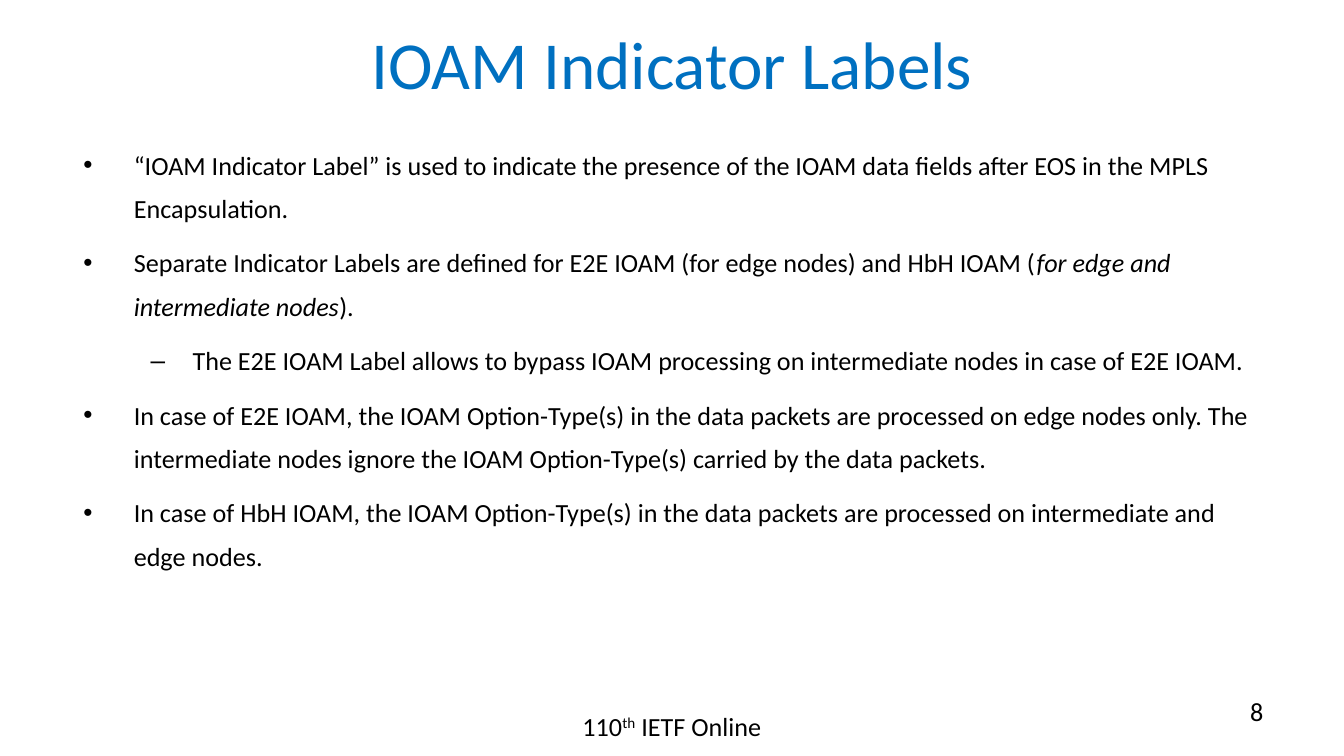
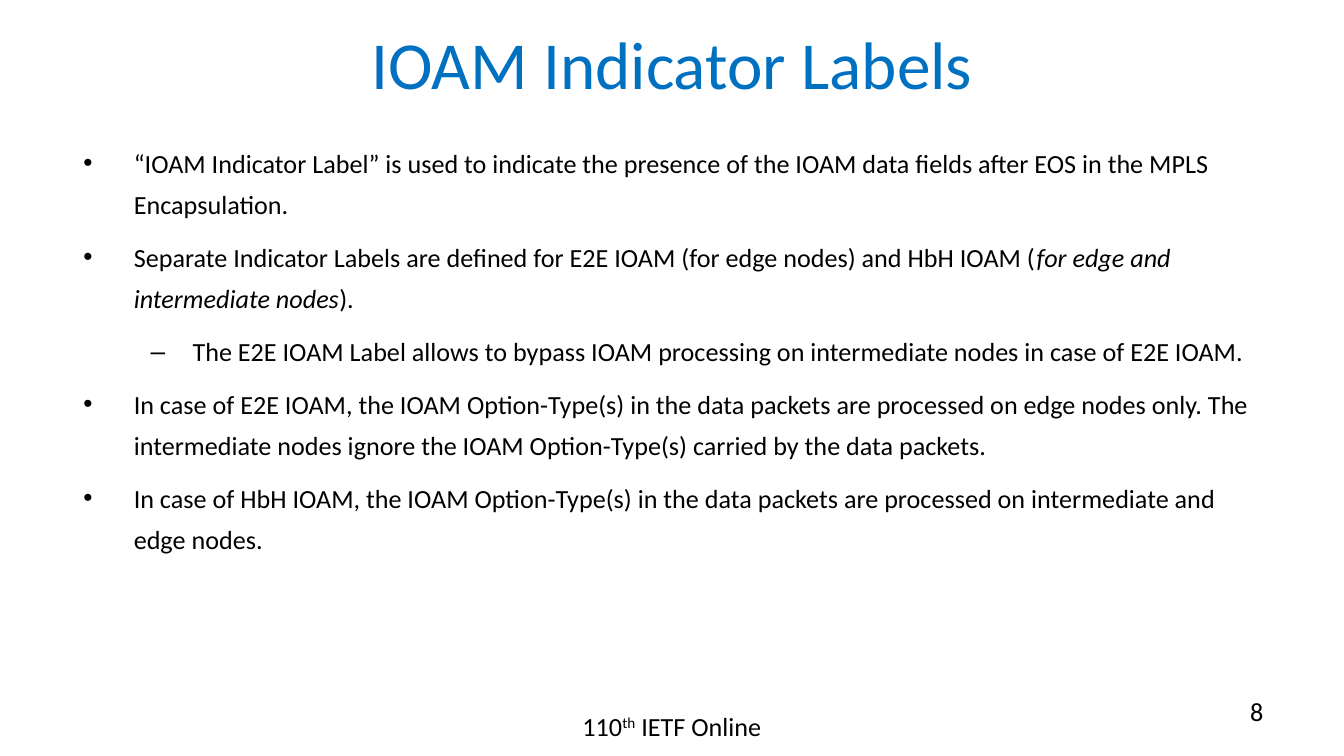
Before and after one commit to rakgandhi/ietf-slides, a slide deck: slide 8 of draft-gandhi-mpls-ioam-sr-06.pptx. Drawn at 1344x756 pixels with LibreOffice and Linux fonts; fonts in the diff are those of the drawing. Boxes give left, top, right and bottom in pixels: in the first picture for what was removed or moved away, otherwise in the second. Text is boxed around its words. In the diff, an @@ line names an element or a change of style, - is before the commit and + after.

```diff
--- a/draft-gandhi-mpls-ioam-sr-06.pptx
+++ b/draft-gandhi-mpls-ioam-sr-06.pptx
@@ text "“IOAM Indicator Label” is used ..." at (134, 154, 1247, 554): line spacing 23.2pt to 22.2pt @@
```
Also in this commit, not shown: 7 other slides changed, 1 other file.
